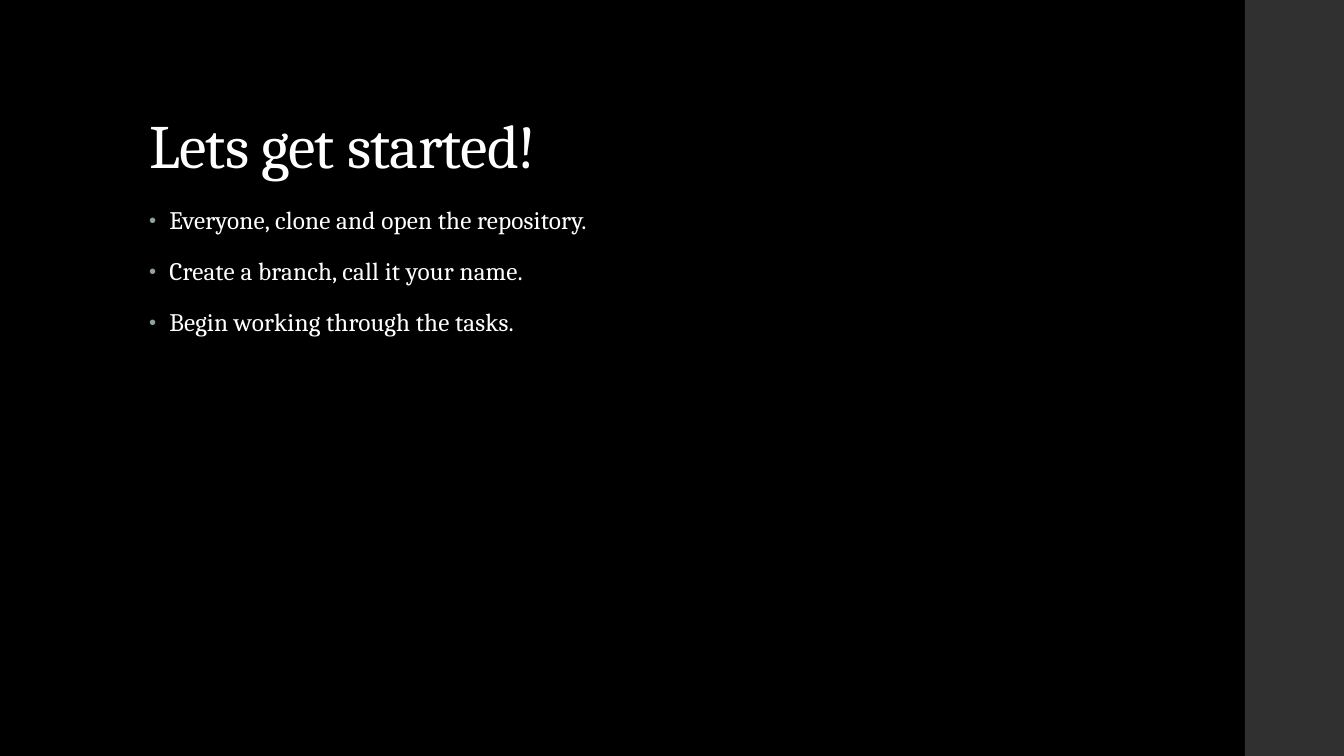
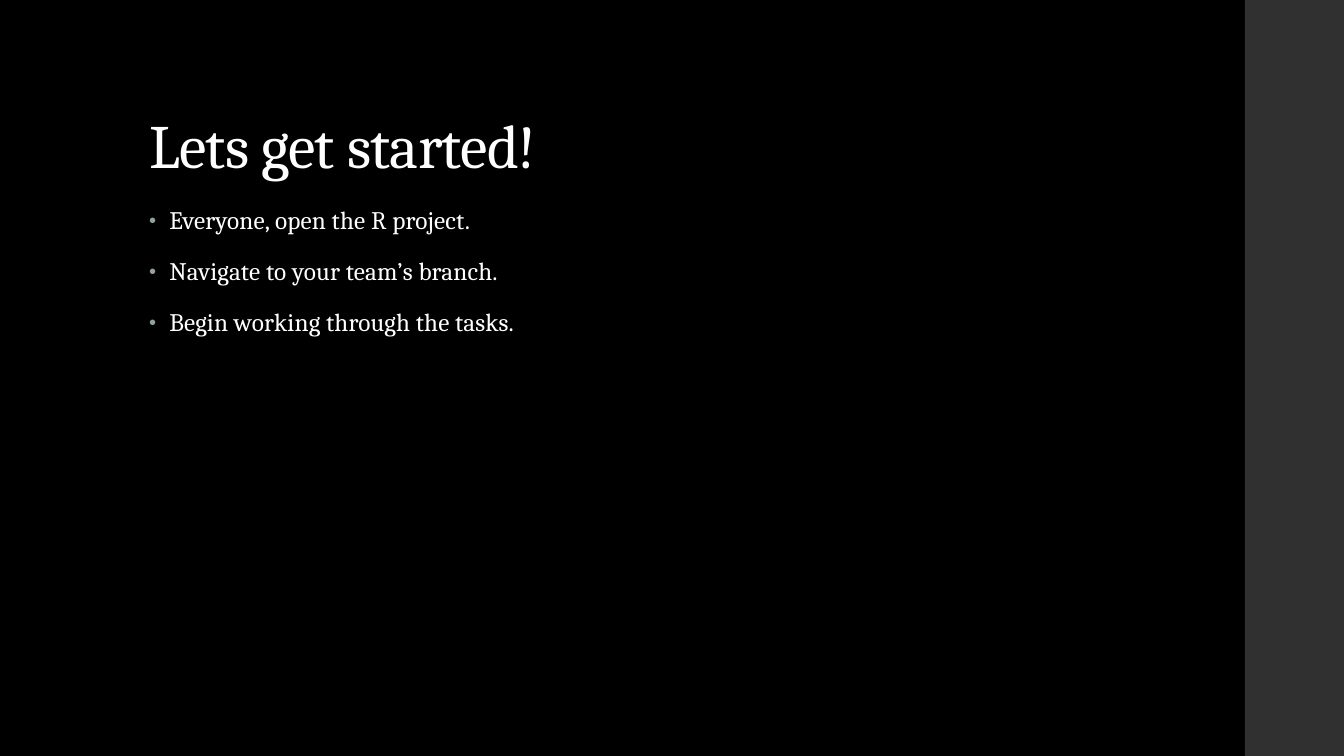
Before and after one commit to dfe-analytical-services/techskills_workshops, a slide deck: slide 11 of slides/workshopslides_RforRAP.pptx. Drawn at 1344x756 pixels with LibreOffice and Linux fonts; fonts in the diff are those of the drawing. Boxes give left, top, right and bottom in pixels: in the first picture for what was removed or moved away, otherwise in the second. Text is boxed around its words. In the diff, an @@ line names an element or a change of style, - is before the commit and + after.

```diff
--- a/slides/workshopslides_RforRAP.pptx
+++ b/slides/workshopslides_RforRAP.pptx
@@ text at [169, 211, 498, 286]: text changed @@
-• Everyone, clone and open the repository.
-• Create a branch, call it your name.
+• Everyone, open the R project.
+• Navigate to your team’s branch.
```
Also in this commit, not shown: 1 other slide changed.
